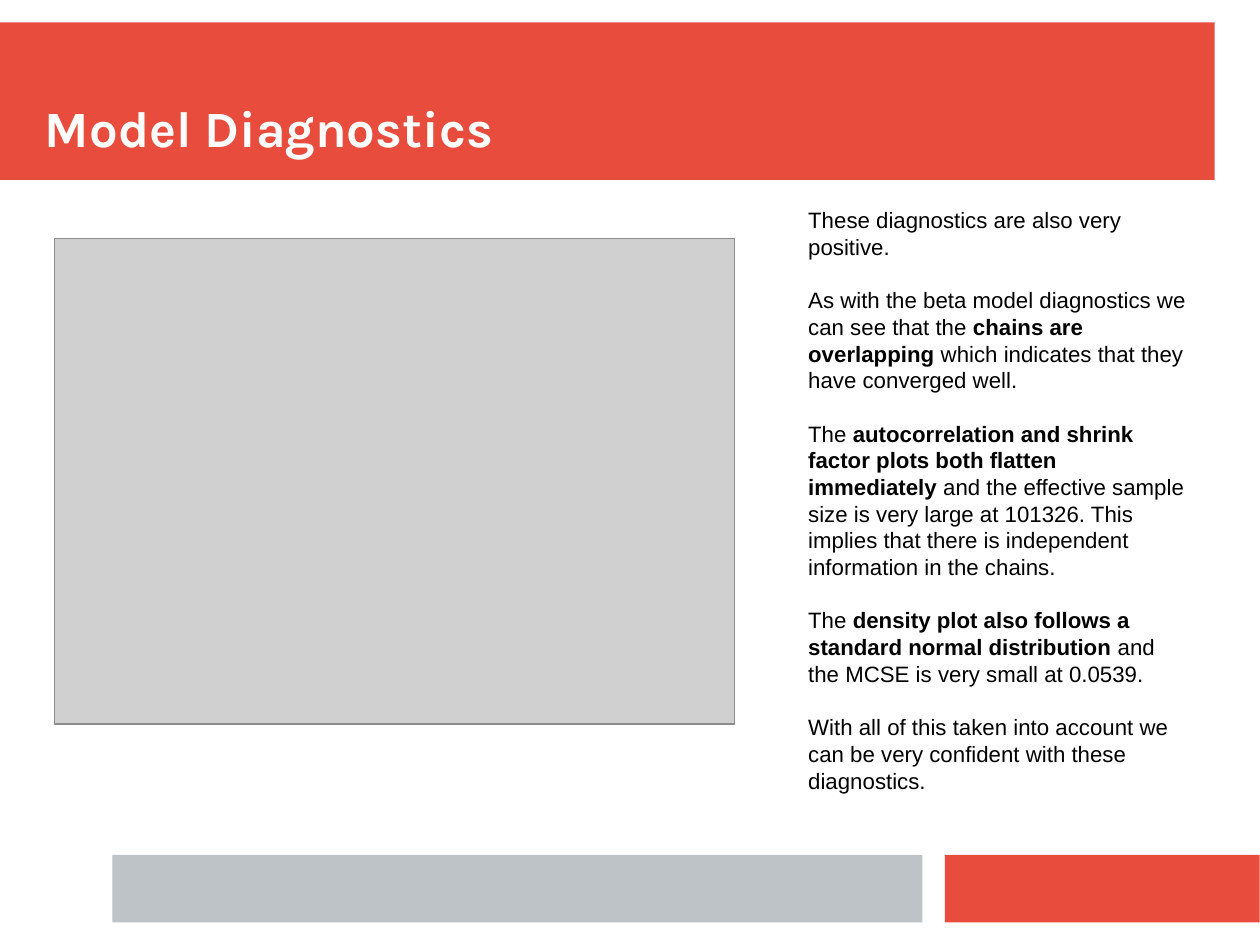
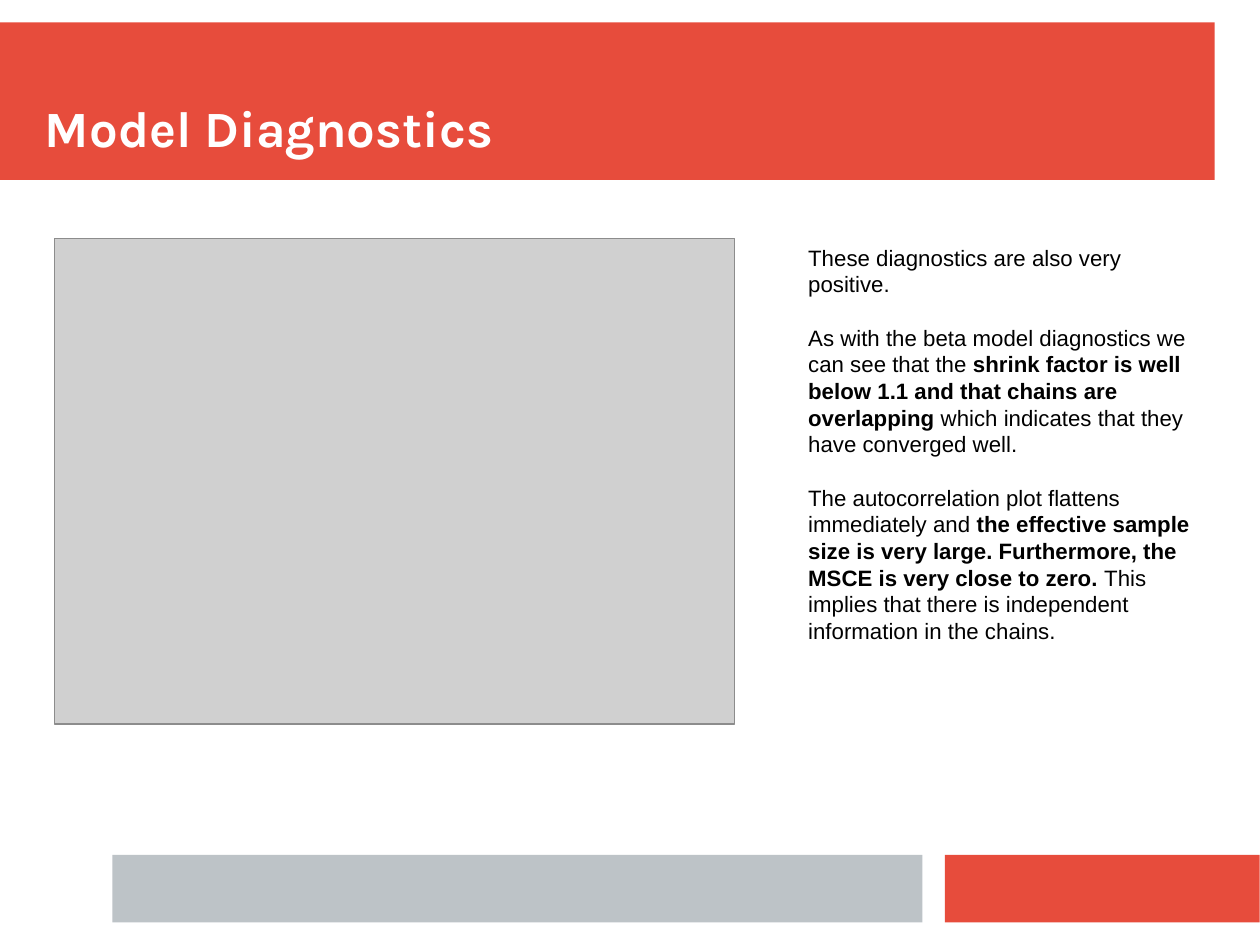
Before and after one commit to tim-kirkbride/BayesianAssignment, a slide deck: slide 13 of Presentation.pptx. Drawn at 1260x945 pixels with LibreOffice and Linux fonts; fonts in the diff are those of the drawing; grey boxes stand for pictures. Boxes give left, top, right and bottom in pixels: in the first picture for what was removed or moved away, otherwise in the second. Text is boxed around its words. In the diff, an @@ line names an element or a change of style, - is before the commit and + after.

```diff
--- a/Presentation.pptx
+++ b/Presentation.pptx
@@ text "These diagnostics are also very ...": place and size @@
-text "These diagnostics are also very ..." at (808,212,1185,767)
+text "These diagnostics are also very ..." at (808,250,1190,640)
@@ text at (808,330,1190,640): text changed @@
-As with the beta model diagnostics we can see that the chains are overlapping which indicates that they have converged well.
-The autocorrelation and shrink factor plots both flatten immediately and the effective sample size is very large at 101326. This implies that there is independent information in the chains.
-The density plot also follows a standard normal distribution and the MCSE is very small at 0.0539.
-With all of this taken into account we can be very confident with these diagnostics.
+As with the beta model diagnostics we can see that the shrink factor is well below 1.1 and that chains are overlapping which indicates that they have converged well.
+The autocorrelation plot flattens immediately and the effective sample size is very large. Furthermore, the MSCE is very close to zero. This implies that there is independent information in the chains.
```
Also in this commit, not shown: 5 other slides changed, 1 slide added, 1 slide removed.
